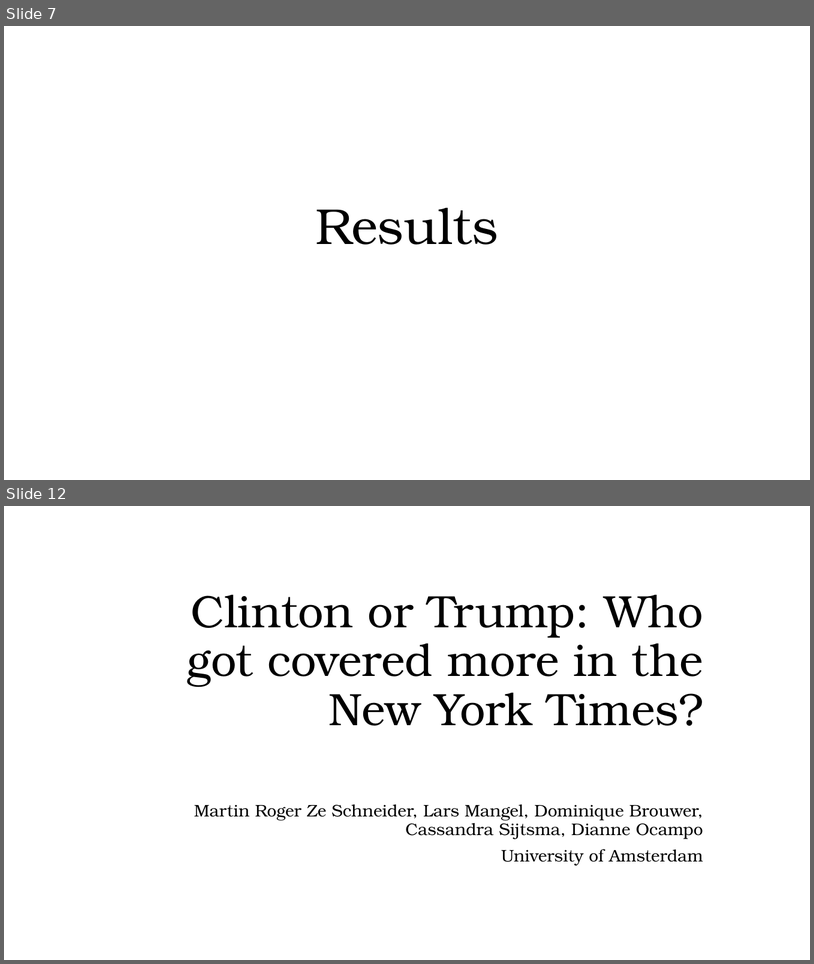
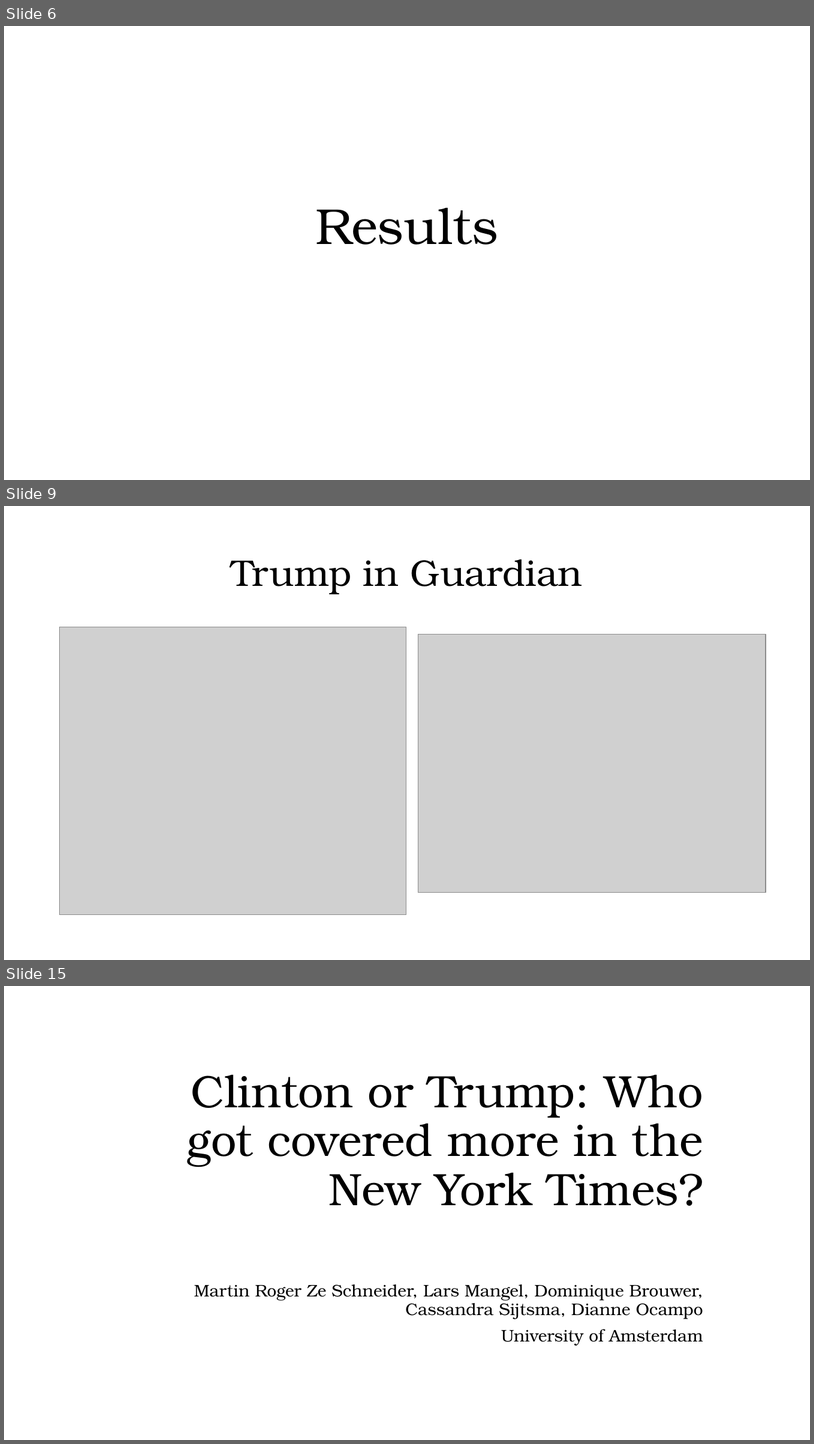
Before and after one commit to dnnocampo/PortfolioOtD, a slide deck: Powerpoint - Frequency Clinton and Trump.pptx. Shown one above the other, each under a label of ours: slides 7 and 12 before the commit, slides 6, 9 and 15 after it; the slides between them are not shown. The pictures are 814x964 and 814x1444 pixels, drawn with LibreOffice and Linux fonts; fonts in the diff are those of the drawing; grey boxes stand for pictures. Boxes give left, top, right and bottom in pixels: in the first picture for what was removed or moved away, otherwise in the second. Text is boxed around its words. In the diff, an @@ line names an element or a change of style, - is before the commit and + after.

```diff
--- a/Powerpoint - Frequency Clinton and Trump.pptx
+++ b/Powerpoint - Frequency Clinton and Trump.pptx
@@ slide 9 added at box(4, 506, 810, 960), background #FFFFFF @@
@@ title added at box(231, 559, 583, 594), 44 pt, text #000000 @@
+Trump in Guardian
@@ picture added at box(60, 627, 407, 915) @@
@@ picture added at box(419, 634, 766, 892) @@
@@ what was slide 7 is now slide 6 @@
@@ what was slide 12 is now slide 15 @@
```
Also in this commit, not shown: 4 slides changed, 6 other slides added, 4 slides removed.
